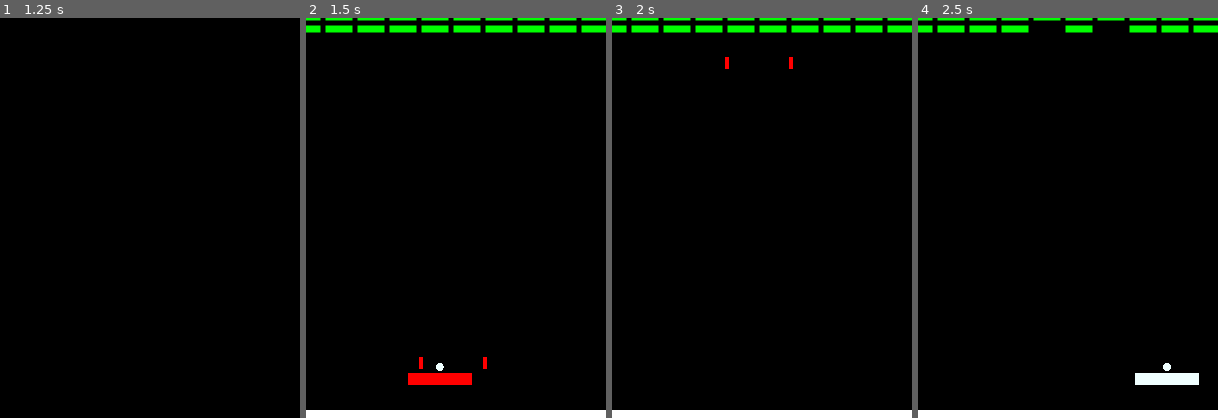
Above: before the commit, frames 1-4 (left to right).
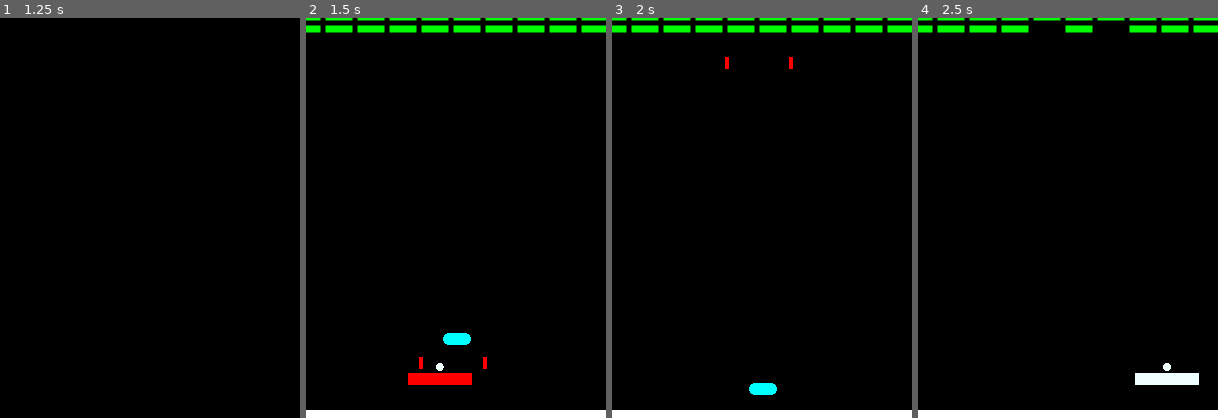
Above: after the commit, the same moments.

Repository: baihakikuncara/arkanoid
Game: Godot game, scene res://Scenes/TestingScene.tscn
The game is run twice, just before and just after one commit, with the same random seed, the same clock (stepped at 60 frames per second) and the same inputs. This scene is started directly instead of the project's main scene.
Inputs:
- Up to frame 1 (1.25 s): tap Enter (ui_accept) at 0.5, 0.77 s; hold Right (ui_right) from 0.53 s (still down)
- Up to frame 2 (1.5 s): tap Enter (ui_accept) at 1.25 s; release Right (ui_right) at 1.28 s; hold Left (ui_left) from 1.28 s (still down)
- Up to frame 3 (2 s): keep holding Left (ui_left); tap Enter (ui_accept) at 1.52 s
- Up to frame 4 (2.5 s): release Left (ui_left) at 2.03 s; hold Right (ui_right) from 2.03 s (still down)
The pictures show only the part of the screen within x 26-76%, y 49-99%; the shares and areas given below are measured in that part.

Frame 1 is identical in both runs. In frame 2, 0.3% of the frame differs, in the area x 45-55%, y 78-82%; in frame 3, 0.3%; in frame 4, nothing differs.

Commit message:
-add powerup scene

Diff:
--- a/Scenes/Board.gd
+++ b/Scenes/Board.gd
@@ -99,3 +99,8 @@
 	shoot_mode = state
 	if shoot_mode: shoot_timer = SHOOT_TIMEOUT
 	update()
+
+
+func powerup(var type):
+	print("powerup")
+	pass
--- a/Scenes/DeathZone.gd
+++ b/Scenes/DeathZone.gd
@@ -4,3 +4,7 @@
 func _on_DeathZone_body_entered(body):
 	if body.has_method("delete_ball"):
 		body.delete_ball()
+
+
+func _on_DeathZone_area_entered(area):
+	if area.has_method("delete"): area.delete()
--- a/Scenes/DeathZone.tscn
+++ b/Scenes/DeathZone.tscn
@@ -6,6 +6,7 @@
 extents = Vector2( 600, 50 )
 
 [node name="DeathZone" type="Area2D"]
+collision_layer = 0
 script = ExtResource( 1 )
 
 [node name="CollisionShape2D" type="CollisionShape2D" parent="."]
@@ -26,4 +27,5 @@
 position = Vector2( 300, 900 )
 shape = SubResource( 1 )
 
+[connection signal="area_entered" from="." to="." method="_on_DeathZone_area_entered"]
 [connection signal="body_entered" from="." to="." method="_on_DeathZone_body_entered"]
--- /dev/null
+++ b/Scenes/Powerup.gd
@@ -0,0 +1,28 @@
+extends Area2D
+
+var color = Color.aqua
+var speed = 100
+var type = 0
+
+func _draw():
+	var width = $CollisionShape2D.shape.height
+	var radius = $CollisionShape2D.shape.radius
+	var rect_size = Vector2(width, radius * 2)
+	draw_rect(Rect2(-rect_size/2, rect_size), color)
+
+	draw_circle(Vector2(-width, 0)/2, radius, color)
+	draw_circle(Vector2(width, 0)/2, radius, color)
+
+
+func _process(delta):
+	position.y += speed * delta
+
+
+func delete():
+	queue_free()
+
+
+func _on_Powerup_body_entered(body):
+	if body.has_method("powerup"):
+		body.powerup(type)
+		delete()
--- /dev/null
+++ b/Scenes/Powerup.tscn
@@ -0,0 +1,16 @@
+[gd_scene load_steps=3 format=2]
+
+[ext_resource path="res://Scenes/Powerup.gd" type="Script" id=1]
+
+[sub_resource type="CapsuleShape2D" id=1]
+radius = 6.0
+height = 16.0
+
+[node name="Powerup" type="Area2D"]
+script = ExtResource( 1 )
+
+[node name="CollisionShape2D" type="CollisionShape2D" parent="."]
+rotation = 1.5708
+shape = SubResource( 1 )
+
+[connection signal="body_entered" from="." to="." method="_on_Powerup_body_entered"]
--- a/Scenes/TestingScene.tscn
+++ b/Scenes/TestingScene.tscn
@@ -1,9 +1,10 @@
-[gd_scene load_steps=5 format=2]
+[gd_scene load_steps=6 format=2]
 
 [ext_resource path="res://Scenes/Player.tscn" type="PackedScene" id=1]
 [ext_resource path="res://Scenes/TestingScene.gd" type="Script" id=2]
 [ext_resource path="res://Scenes/WallBrick.tscn" type="PackedScene" id=3]
 [ext_resource path="res://Scenes/Walls.tscn" type="PackedScene" id=4]
+[ext_resource path="res://Scenes/Powerup.tscn" type="PackedScene" id=5]
 
 [node name="TestingScene" type="Node2D"]
 script = ExtResource( 2 )
@@ -31,3 +32,6 @@
 
 [node name="WallBrick6" parent="Walls/Node" instance=ExtResource( 3 )]
 position = Vector2( 560, 786 )
+
+[node name="Powerup" parent="." instance=ExtResource( 5 )]
+position = Vector2( 304, 560 )
